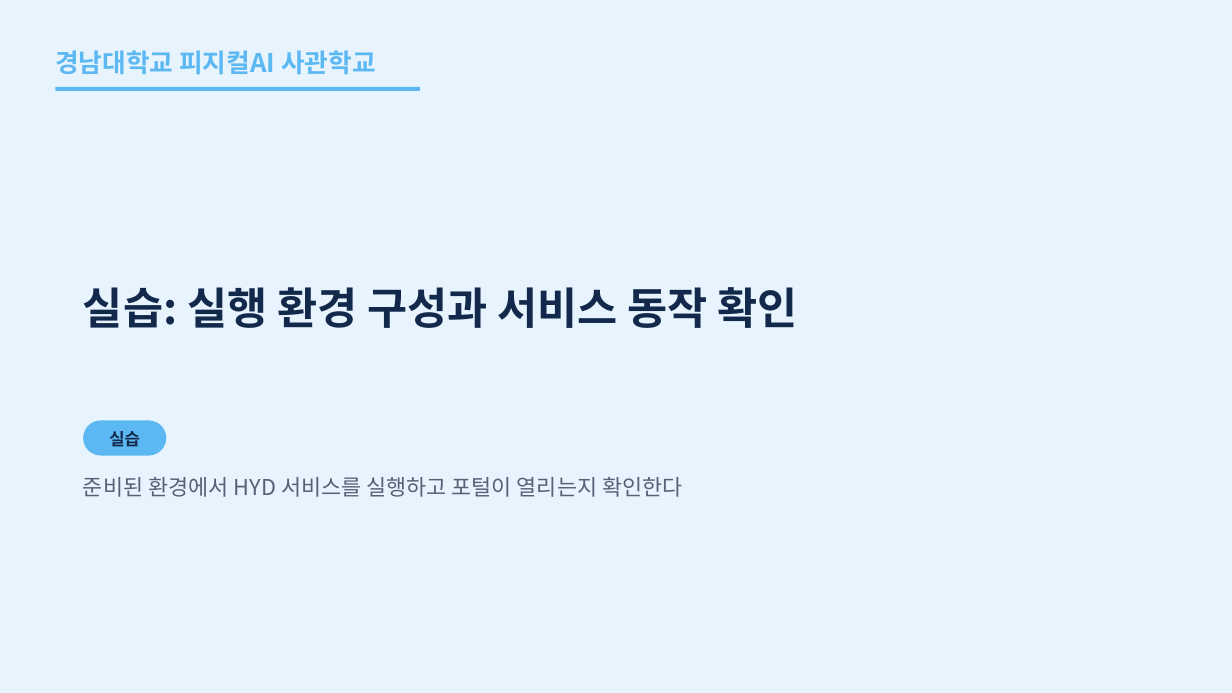
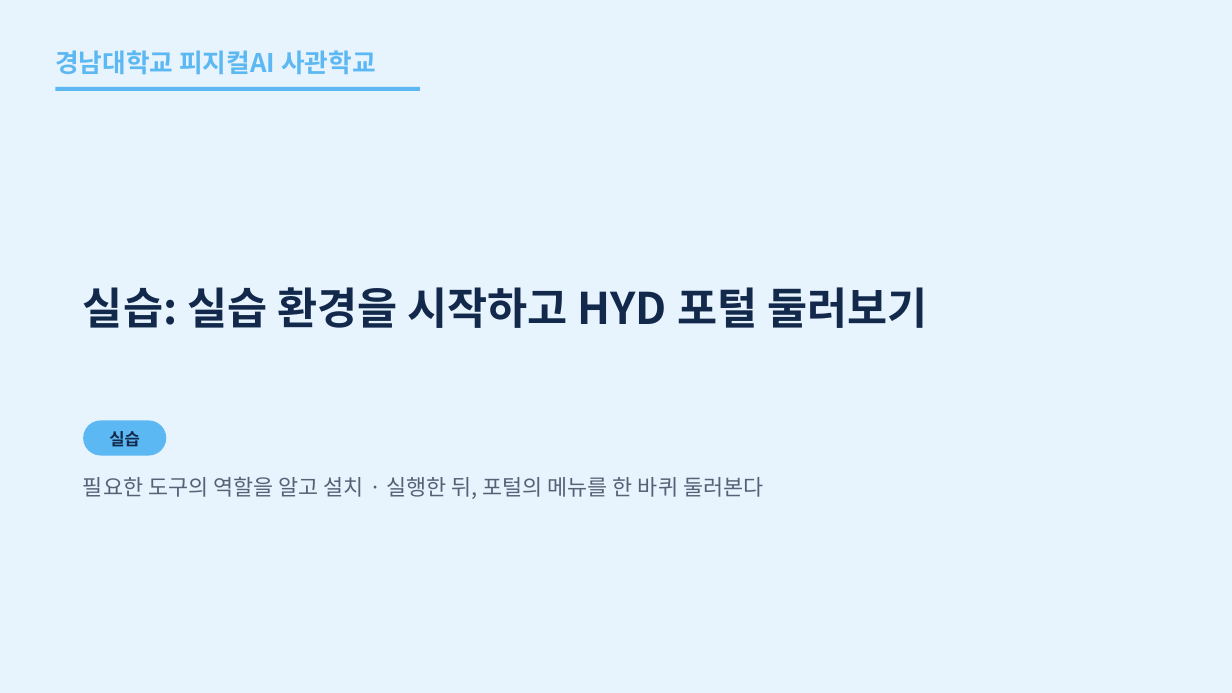
Before and after one commit to uengine-oss/hyd-iot-edu, a slide deck: slide 42 of 산출물/통합반/이론/01회차/통합반_01일차.pptx. Drawn at 1232x693 pixels with LibreOffice and Linux fonts; fonts in the diff are those of the drawing. Boxes give left, top, right and bottom in pixels: in the first picture for what was removed or moved away, otherwise in the second. Text is boxed around its words. In the diff, an @@ line names an element or a change of style, - is before the commit and + after.

```diff
--- a/산출물/통합반/이론/01회차/통합반_01일차.pptx
+++ b/산출물/통합반/이론/01회차/통합반_01일차.pptx
@@ text at <box>83,287,927,328</box>: text changed @@
-실습: 실행 환경 구성과 서비스 동작 확인
+실습: 실습 환경을 시작하고 HYD 포털 둘러보기
@@ text at <box>83,477,763,499</box>: text changed @@
-준비된 환경에서 HYD 서비스를 실행하고 포털이 열리는지 확인한다
+필요한 도구의 역할을 알고 설치 · 실행한 뒤, 포털의 메뉴를 한 바퀴 둘러본다
```
Also in this commit, not shown: 3 other slides changed, 1 slide added, 1 slide removed, 12 other files.
